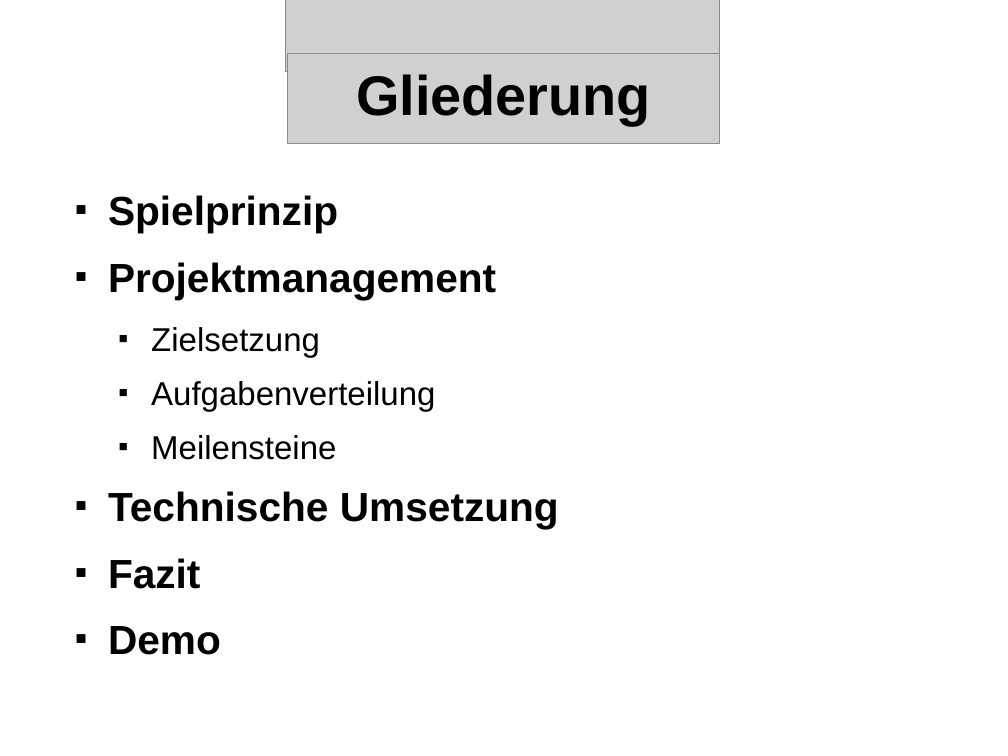
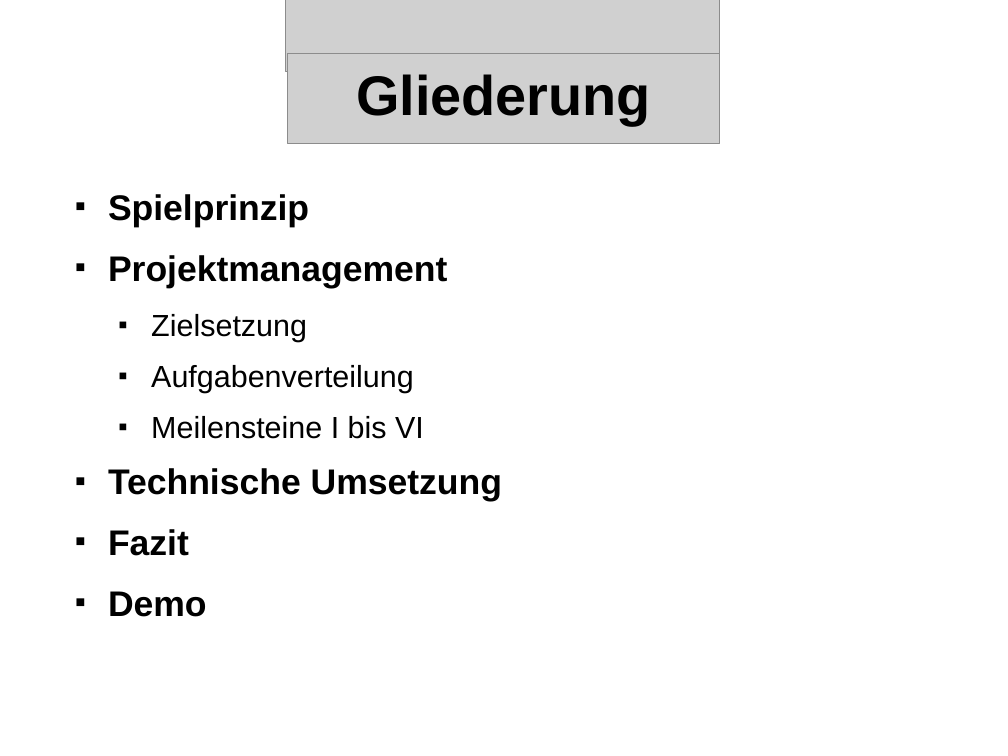
Before and after one commit to streber91/3D-Game-Project, a slide deck: slide 2 of Documents/Präsentationen/Underlord Abschlusspräsentation.odp. Drawn at 1008x756 pixels with LibreOffice and Linux fonts; fonts in the diff are those of the drawing; grey boxes stand for pictures; background and template pictures are left out. Boxes give left, top, right and bottom in pixels: in the first picture for what was removed or moved away, otherwise in the second. Text is boxed around its words. In the diff, an @@ line names an element or a change of style, - is before the commit and + after.

```diff
--- a/Documents/Präsentationen/Underlord Abschlusspräsentation.odp
+++ b/Documents/Präsentationen/Underlord Abschlusspräsentation.odp
@@ text at (x1=108, y1=194, x2=502, y2=617): size 32 to 28 pt in "Spielprinzip", "Projektmanagement", "Technische Umsetzung", "Fazit" and 1 more places; size 26 to 24 pt in "Zielsetzung", "Aufgabenverteilung" @@
@@ text at (x1=151, y1=416, x2=424, y2=439): text changed; size 26 to 24 pt @@
-  ■ Meilensteine
+  ■ Meilensteine I bis VI
```
Also in this commit, not shown: 12 other slides changed, 17 slides added, 2 slides removed, 1 other file.
